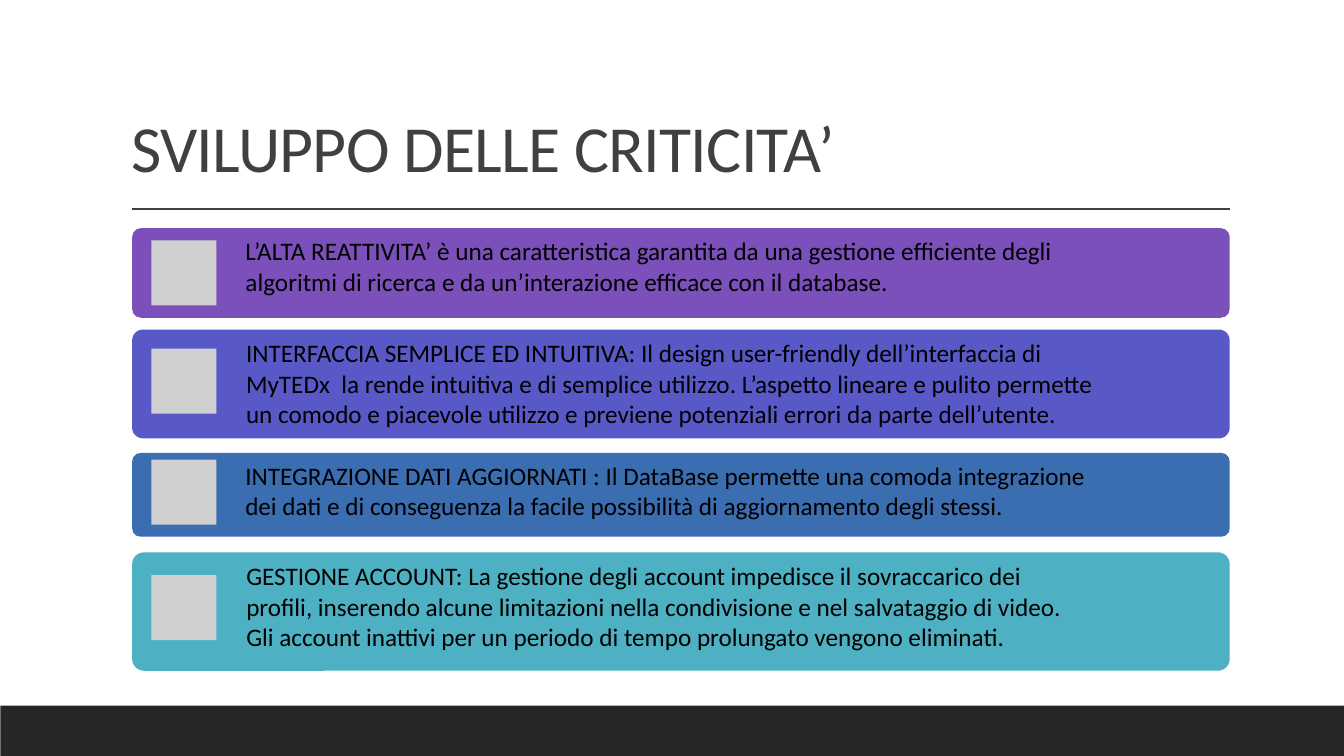
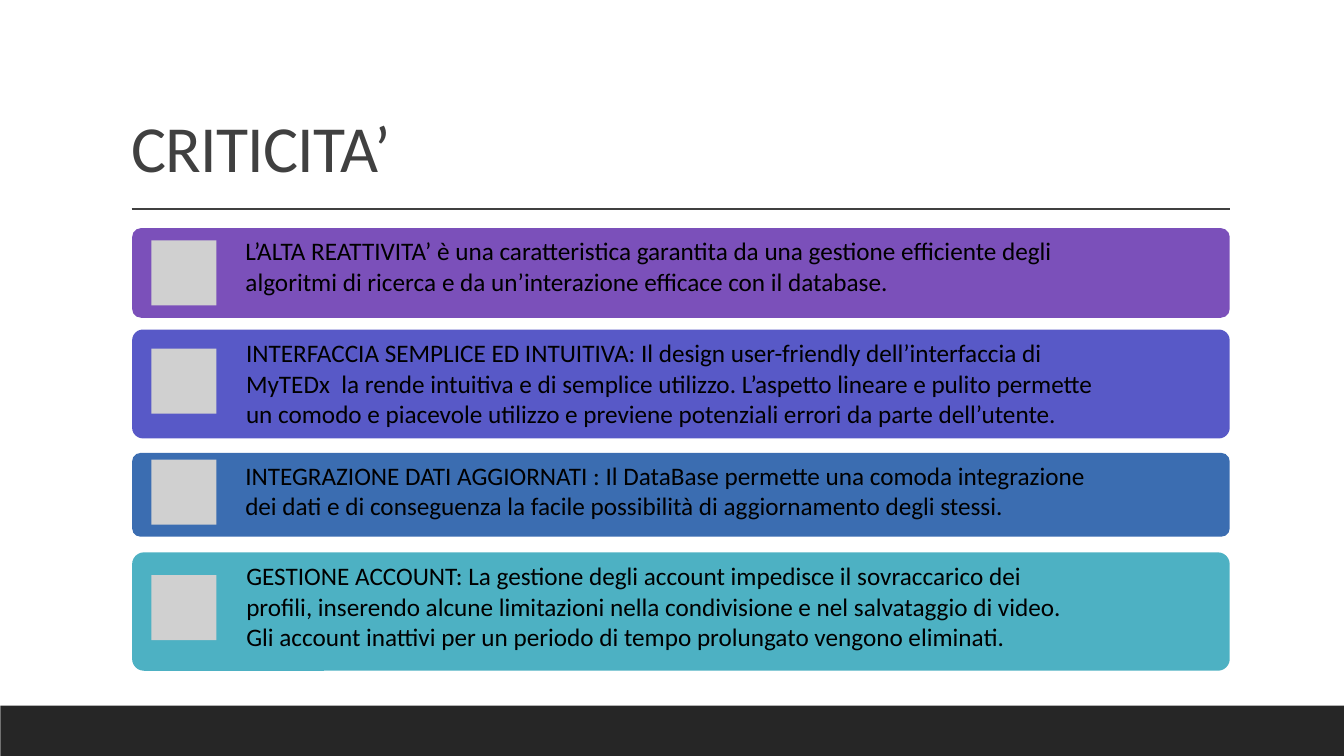
Before and after one commit to PirottaNicola/TC-Mproject_Boffelli_Pirotta, a slide deck: slide 6 of Preparation files/MyTEDx_Presentazione.pptx (slide 7 before the commit). Drawn at 1344x756 pixels with LibreOffice and Linux fonts; fonts in the diff are those of the drawing; grey boxes stand for pictures. Boxes give left, top, right and bottom in pixels: in the first picture for what was removed or moved away, otherwise in the second. Text is boxed around its words. In the diff, an @@ line names an element or a change of style, - is before the commit and + after.

Commit message:
ppt updated

```diff
--- a/Preparation files/MyTEDx_Presentazione.pptx
+++ b/Preparation files/MyTEDx_Presentazione.pptx
@@ title at <box>131,125,391,173</box>: text changed @@
-SVILUPPO DELLE CRITICITA’
+CRITICITA’
```
Also in this commit, not shown: 1 slide removed, 1 other file.
